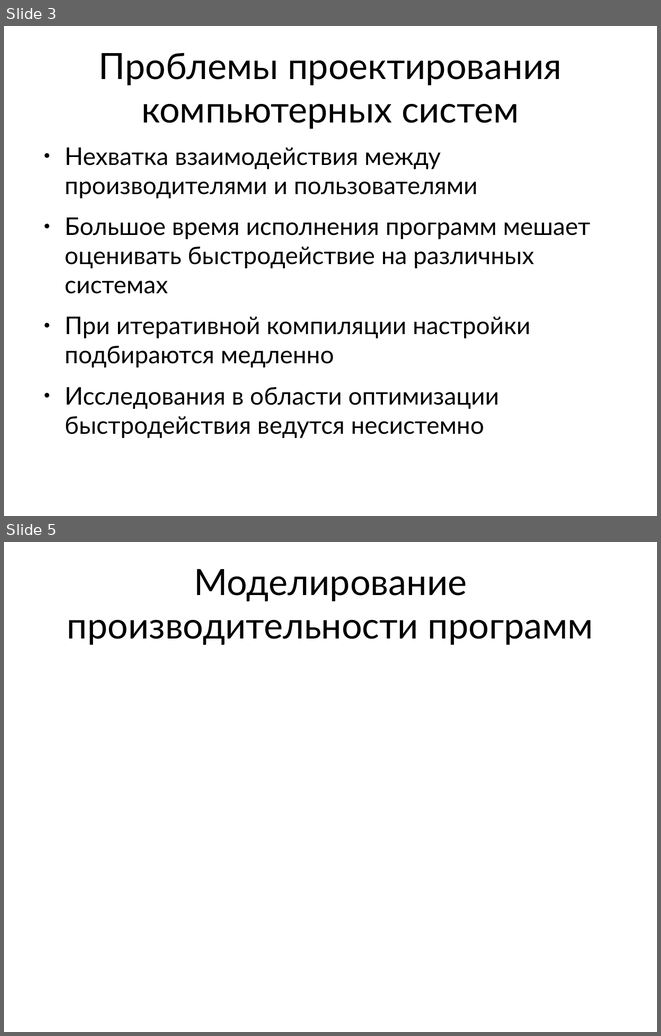
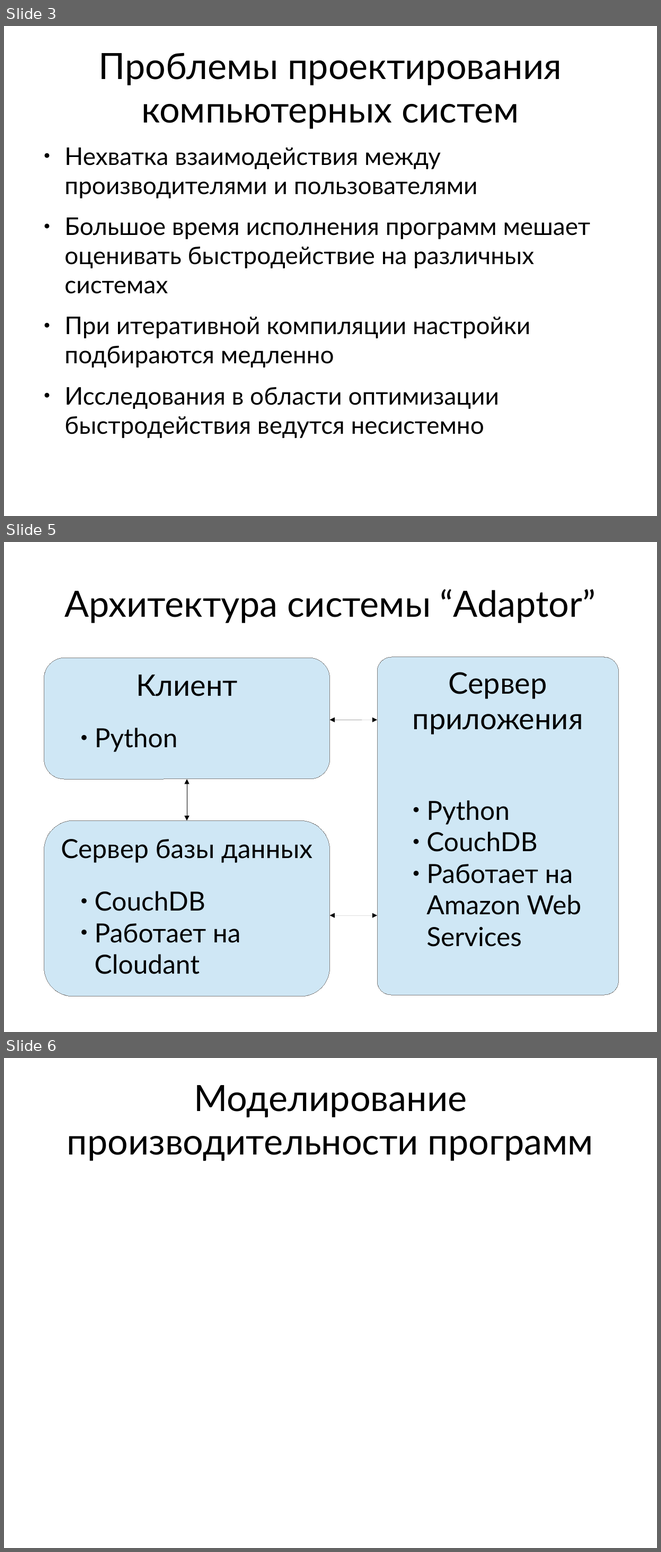
Before and after one commit to mkpankov/adaptor, a slide deck: diploma/defense/keynote.odp. Shown one above the other, each under a label of ours: slides 3 and 5 before the commit, slides 3, 5 and 6 after it; the slides between them are not shown. The pictures are 661x1036 and 661x1552 pixels, drawn with LibreOffice and Linux fonts; fonts in the diff are those of the drawing. Boxes give left, top, right and bottom in pixels: in the first picture for what was removed or moved away, otherwise in the second. Text is boxed around its words. In the diff, an @@ line names an element or a change of style, - is before the commit and + after.

```diff
--- a/diploma/defense/keynote.odp
+++ b/diploma/defense/keynote.odp
@@ slide 5 added at bbox=[4, 542, 657, 1032], background #FFFFFF @@
@@ title added at bbox=[64, 589, 595, 623], 44 pt, text #000000 @@
+Архитектура системы “Adaptor”
@@ rounded rectangle added at bbox=[44, 658, 330, 779], fill #CFE7F5, outline #808080 0 pt, 36 pt, text #000000 @@
+Клиент
@@ freeform shape added at bbox=[377, 657, 619, 995], fill #CFE7F5, outline #808080 0 pt, 36 pt, text #000000 @@
+Сервер приложения
@@ text added at bbox=[95, 728, 178, 752], 32 pt, text #000000 @@
+● Python
@@ double arrow added from (330, 720) to (377, 720), #000000 0 pt @@
@@ elbow double arrow added from (187, 820) to (187, 779), #000000 0 pt @@
@@ text added at bbox=[426, 800, 581, 946], 32 pt, text #000000 @@
+● Python
+● CouchDB
+● Работает на Amazon Web Services
@@ rounded rectangle added at bbox=[44, 820, 330, 996], fill #CFE7F5, outline #808080 0 pt, 32 pt, text #000000 @@
+Сервер базы данных
@@ text added at bbox=[95, 891, 241, 974], 32 pt, text #000000 @@
+● CouchDB
+● Работает на Cloudant
@@ double arrow added from (330, 915) to (377, 915), #000000 0 pt @@
@@ what was slide 5 is now slide 6 @@
```
Also in this commit, not shown: 1 slide changed.
